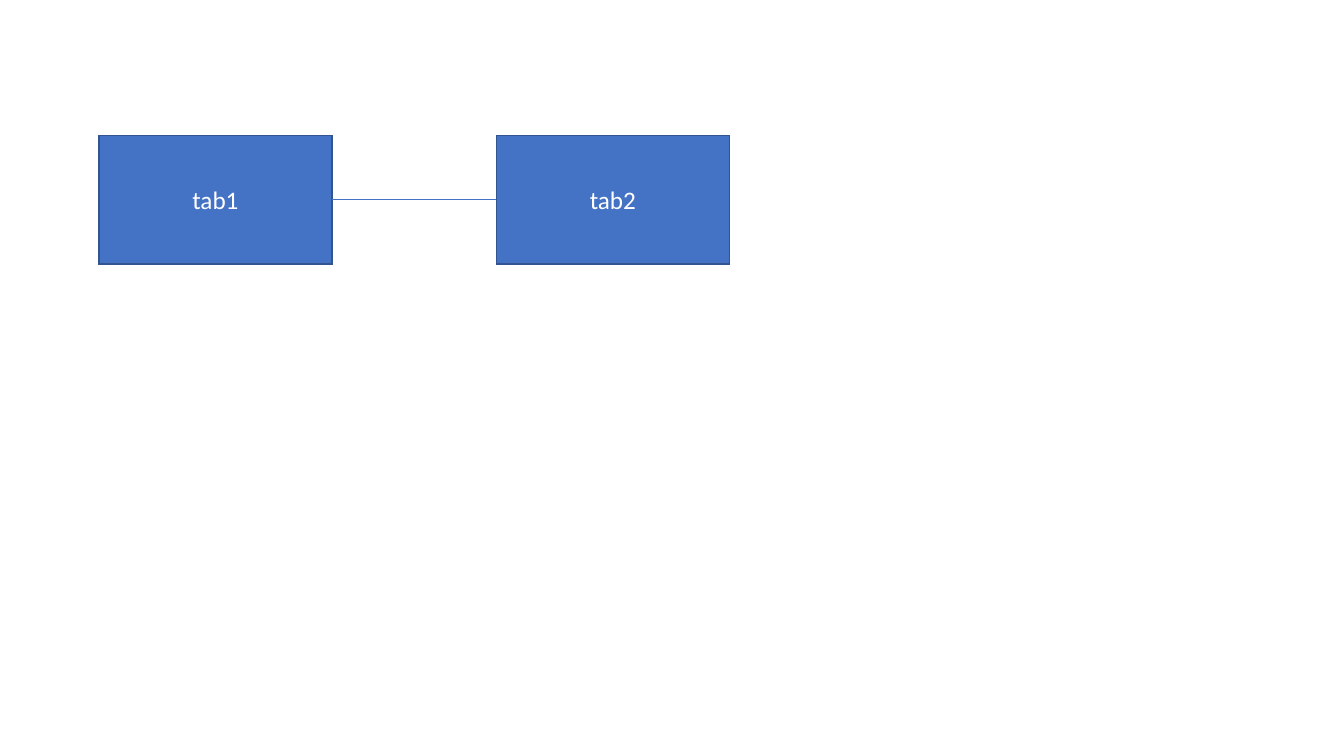
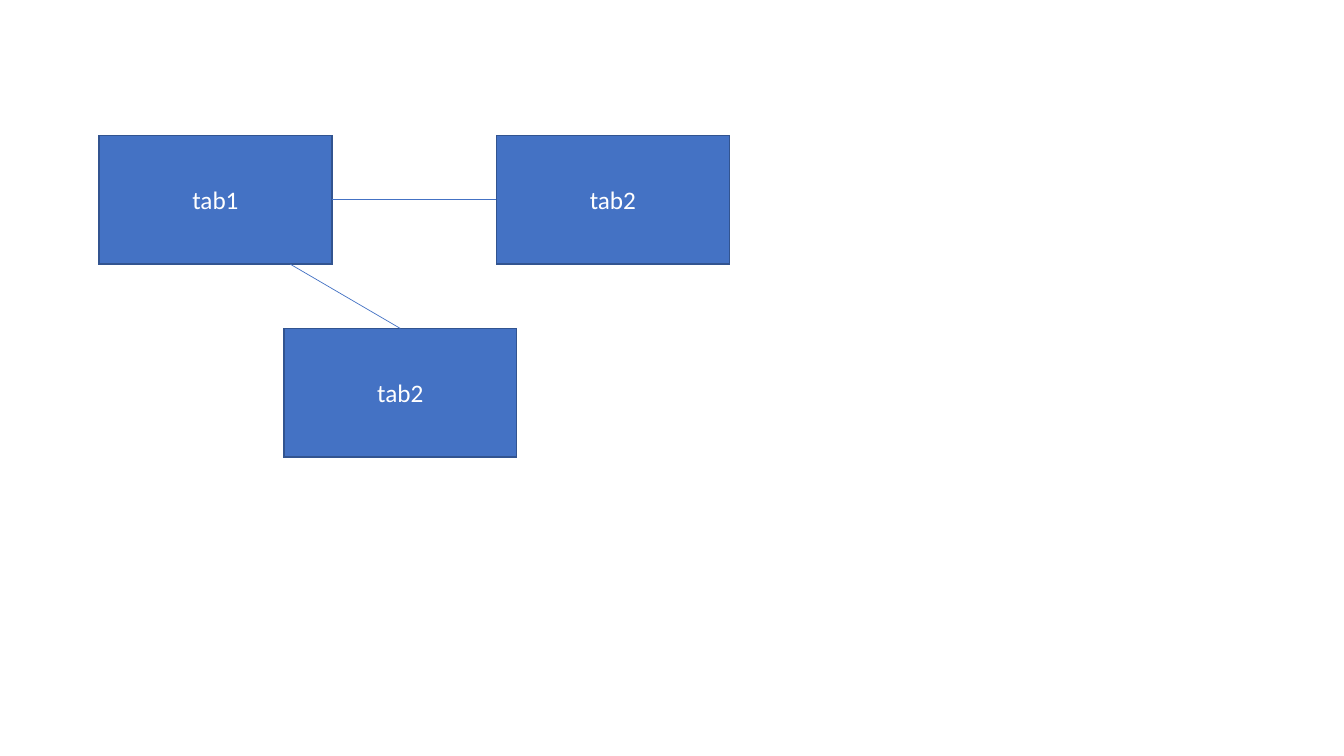
Before and after one commit to Mokadd-oficial/1TSCG-EXEMP_2024, a slide deck: slide 1 of PastaDocumenosProjeto/modelorelacional.pptx. Drawn at 1344x756 pixels with LibreOffice and Linux fonts; fonts in the diff are those of the drawing. Boxes give left, top, right and bottom in pixels: in the first picture for what was removed or moved away, otherwise in the second. Text is boxed around its words. In the diff, an @@ line names an element or a change of style, - is before the commit and + after.

```diff
--- a/PastaDocumenosProjeto/modelorelacional.pptx
+++ b/PastaDocumenosProjeto/modelorelacional.pptx
@@ line added from (290, 264) to (400, 329), #4472C4 0.5 pt @@
@@ rectangle added at <box>284,329,517,458</box>, fill #4472C4, outline #325491 1 pt, 18 pt, text #FFFFFF @@
+tab2
```
